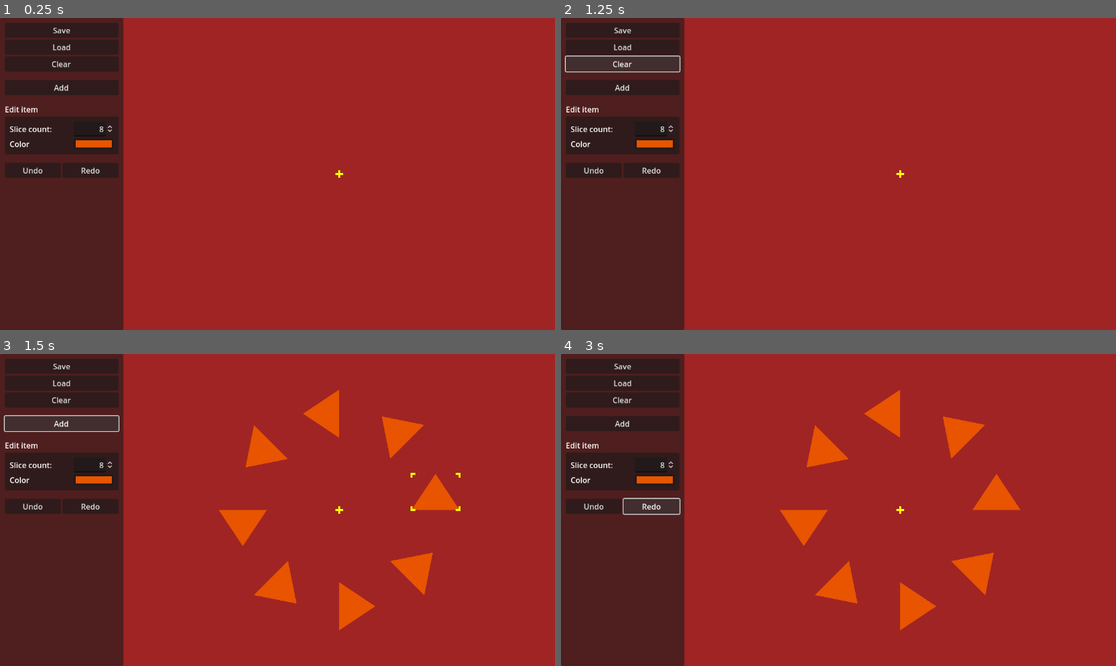
Above: before the commit, frames 1-4 (two rows, left to right).
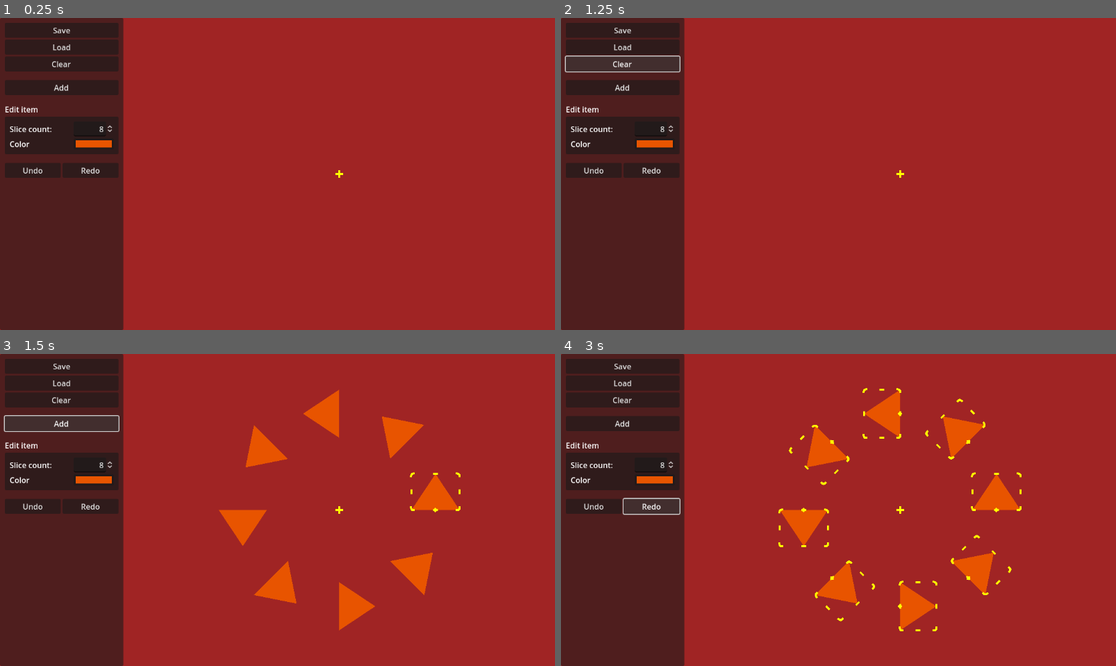
Above: after the commit, the same moments.

Repository: zoeesilcock/symmetar
Game: Godot game, scene res://Main.tscn
The game is run twice, just before and just after one commit, with the same random seed, the same clock (stepped at 60 frames per second) and the same inputs.
Inputs:
- Up to frame 1 (0.25 s): no input
- Up to frame 2 (1.25 s): click "Clear" at 0.5 s
- Up to frame 3 (1.5 s): click "Add" at 1.25 s
- Up to frame 4 (3 s): click "Undo" at 2 s; click "Redo" at 2.75 s

Frames 1-2 are identical in both runs. In frame 3, less than 0.1% of the frame differs, in the area x 73-83%, y 37-51%; in frame 4, 0.5%, in the area x 39-83%, y 10-89%.

Commit message:
Separate edit widgets into their own scenes

Diff:
--- a/Slice/Slice.gd
+++ b/Slice/Slice.gd
@@ -4,9 +4,7 @@
 # References
 @export var ui_state : UIState
 @export var polygon : Polygon2D
-@export var rotation_polygon : Polygon2D
-@export var selection_node : Node2D
-@export var rotation_selection_node : Node2D
+@export var slice_widgets : SliceWidgets
 @export var debug_slice_index : Label
 
 # Settings
@@ -51,6 +49,14 @@
 	viewport = get_viewport()
 
 	ui_state.selection_changed.connect(_on_selection_changed)
+	_connect_widget_signals()
+	slice_widgets.update_widget_positions(polygon)
+
+func _connect_widget_signals() -> void:
+	for rotation_widget : SliceWidget in slice_widgets.rotation_widgets:
+		rotation_widget.drag_started.connect(_rotation_started)
+		rotation_widget.drag_updated.connect(_rotation_updated)
+		rotation_widget.drag_ended.connect(_rotation_ended)
 
 func set_color(color : Color) -> void:
 	original_color = color
@@ -73,48 +79,19 @@
 				viewport.set_input_as_handled()
 				_end_dragging()
 
-			# Rotating
-			if is_selected:
-				if event.pressed and not any_slice_busy and not cursor_in_slice and \
-					_is_point_in_rotation_area(world_position - position):
-						viewport.set_input_as_handled()
-						_start_rotating(world_position)
-				elif not event.pressed and is_rotating:
-					viewport.set_input_as_handled()
-					_end_rotating()
-
 		if is_selected and event is InputEventMouseMotion:
 			if is_dragging:
 				viewport.set_input_as_handled()
 				_update_dragging(event)
 
-				if not selection_node.visible:
-					_show_selection()
-			elif is_rotating:
-				viewport.set_input_as_handled()
-				_update_rotating(event, world_position)
-
-				if not rotation_selection_node.visible:
-					_show_rotation_selection()
-			else:
-				var cursor_in_rotation_area : bool = not cursor_in_slice and _is_point_in_rotation_area(world_position - position)
-
-				if selection_node.visible and cursor_in_rotation_area:
-					_show_rotation_selection()
-				elif rotation_selection_node.visible and not cursor_in_rotation_area:
+				if not slice_widgets.visible:
 					_show_selection()
 
 func _show_selection() -> void:
-	selection_node.visible = true
-	rotation_selection_node.visible = false
-
-func _show_rotation_selection() -> void:
-	selection_node.visible = false
-	rotation_selection_node.visible = true
+	slice_widgets.visible = true
 
 func _hide_selection() -> void:
-	selection_node.visible = false
-	rotation_selection_node.visible = false
+	slice_widgets.visible = false
 
 func _start_dragging(world_position : Vector2) -> void:
 	selected.emit(slice_index)
@@ -134,7 +111,7 @@
 	polygon.color = original_color
 	dragging_ended.emit(slice_index)
 
-func _start_rotating(world_position : Vector2) -> void:
+func _rotation_started(_event : InputEvent, world_position : Vector2) -> void:
 	var relative_mouse_position : Vector2 = world_position - position
 	initial_rotation = rotation
 	initial_theta = atan2(relative_mouse_position.y, relative_mouse_position.x)
@@ -142,14 +119,14 @@
 	is_rotating = true
 	polygon.color = highlighted_color
 
-func _update_rotating(_event : InputEvent, world_position : Vector2) -> void:
+func _rotation_updated(_event : InputEvent, world_position : Vector2) -> void:
 	var relative_mouse_position : Vector2 = world_position - position
 	var theta : float = atan2(relative_mouse_position.y, relative_mouse_position.x)
 
 	rotation = (initial_rotation - initial_theta) + theta
 	rotation_changed.emit(slice_index)
 
-func _end_rotating() -> void:
+func _rotation_ended(_event : InputEvent, _world_position : Vector2) -> void:
 	ui_state.any_slice_is_rotating = false
 	is_rotating = false
 	polygon.color = original_color
@@ -174,9 +151,3 @@
 		point,
 		polygon.get_polygon() * Transform2D(-rotation, Vector2.ZERO)
 	)
-
-func _is_point_in_rotation_area(point : Vector2) -> bool:
-	return Geometry2D.is_point_in_polygon(
-		point,
-		rotation_polygon.get_polygon() * Transform2D(-rotation, Vector2.ZERO)
-	)
--- a/Slice/Slice.tscn
+++ b/Slice/Slice.tscn
@@ -1,15 +1,14 @@
-[gd_scene load_steps=3 format=3 uid="uid://cwks7l8024dh0"]
+[gd_scene load_steps=4 format=3 uid="uid://cwks7l8024dh0"]
 
 [ext_resource type="Script" path="res://Slice/Slice.gd" id="1_hloax"]
 [ext_resource type="Resource" uid="uid://chkr4prm0pu47" path="res://UI/UIState.tres" id="2_gdm0n"]
+[ext_resource type="PackedScene" uid="uid://ct48hlkrr7nw6" path="res://Slice/SliceWidgets.tscn" id="3_703v2"]
 
-[node name="Slice" type="Node2D" node_paths=PackedStringArray("polygon", "rotation_polygon", "selection_node", "rotation_selection_node", "debug_slice_index")]
+[node name="Slice" type="Node2D" node_paths=PackedStringArray("polygon", "slice_widgets", "debug_slice_index")]
 script = ExtResource("1_hloax")
 ui_state = ExtResource("2_gdm0n")
 polygon = NodePath("Polygon2D")
-rotation_polygon = NodePath("RotationArea")
-selection_node = NodePath("Selection")
-rotation_selection_node = NodePath("RotationSelection")
+slice_widgets = NodePath("SliceWidgets")
 debug_slice_index = NodePath("Debug/SliceIndexLabel")
 highlight_brighten = 0.5
 
@@ -17,66 +16,7 @@
 color = Color(0.909804, 0.333333, 0, 1)
 polygon = PackedVector2Array(-50, 0, 50, 0, 0, -75)
 
-[node name="RotationArea" type="Polygon2D" parent="."]
-color = Color(1, 1, 1, 0)
-polygon = PackedVector2Array(-70, -95, 70, -95, 70, 20, -70, 20)
-
-[node name="Selection" type="Node2D" parent="."]
-visible = false
-z_index = 5
-
-[node name="TopLeft" type="Polygon2D" parent="Selection"]
-position = Vector2(-50, -75)
-color = Color(1, 1, 0, 1)
-polygon = PackedVector2Array(2, -2, 8, -2, 8, 2, 2, 2, 2, 8, -2, 8, -2, 2, -2, -2)
-
-[node name="TopRight" type="Polygon2D" parent="Selection"]
-position = Vector2(50, -75)
-rotation = 1.5708
-color = Color(1, 1, 0, 1)
-polygon = PackedVector2Array(2, -2, 8, -2, 8, 2, 2, 2, 2, 8, -2, 8, -2, 2, -2, -2)
-
-[node name="BottomLeft" type="Polygon2D" parent="Selection"]
-position = Vector2(-50, 0)
-rotation = -1.5708
-color = Color(1, 1, 0, 1)
-polygon = PackedVector2Array(2, -2, 8, -2, 8, 2, 2, 2, 2, 8, -2, 8, -2, 2, -2, -2)
-
-[node name="BottomRight" type="Polygon2D" parent="Selection"]
-position = Vector2(50, 0)
-rotation = 3.14159
-color = Color(1, 1, 0, 1)
-polygon = PackedVector2Array(2, -2, 8, -2, 8, 2, 2, 2, 2, 8, -2, 8, -2, 2, -2, -2)
-
-[node name="RotationSelection" type="Node2D" parent="."]
-visible = false
-
-[node name="Center" type="Polygon2D" parent="RotationSelection"]
-color = Color(1, 1, 0, 1)
-polygon = PackedVector2Array(0, 5, 5, 0, 0, -5, -5, 0)
-
-[node name="TopLeft" type="Polygon2D" parent="RotationSelection"]
-position = Vector2(-50, -75)
-color = Color(1, 1, 0, 1)
-polygon = PackedVector2Array(4, -2, 8, -2, 8, 2, 5, 2, 3, 3, 2, 5, 2, 8, -2, 8, -2, 4, -1, 1, 0, 0, 1, -1)
-
-[node name="TopRight" type="Polygon2D" parent="RotationSelection"]
-position = Vector2(50, -75)
-rotation = 1.5708
-color = Color(1, 1, 0, 1)
-polygon = PackedVector2Array(4, -2, 8, -2, 8, 2, 5, 2, 3, 3, 2, 5, 2, 8, -2, 8, -2, 4, -1, 1, 0, 0, 1, -1)
-
-[node name="BottomLeft" type="Polygon2D" parent="RotationSelection"]
-position = Vector2(-50, 0)
-rotation = -1.5708
-color = Color(1, 1, 0, 1)
-polygon = PackedVector2Array(4, -2, 8, -2, 8, 2, 5, 2, 3, 3, 2, 5, 2, 8, -2, 8, -2, 4, -1, 1, 0, 0, 1, -1)
-
-[node name="BottomRight" type="Polygon2D" parent="RotationSelection"]
-position = Vector2(50, 0)
-rotation = 3.14159
-color = Color(1, 1, 0, 1)
-polygon = PackedVector2Array(4, -2, 8, -2, 8, 2, 5, 2, 3, 3, 2, 5, 2, 8, -2, 8, -2, 4, -1, 1, 0, 0, 1, -1)
+[node name="SliceWidgets" parent="." instance=ExtResource("3_703v2")]
 
 [node name="Debug" type="Node2D" parent="."]
 visible = false
--- /dev/null
+++ b/Slice/SliceWidget.gd
@@ -0,0 +1,57 @@
+class_name SliceWidget
+extends Node2D
+
+# References
+@export var ui_state : UIState
+@export var shape : Polygon2D
+@export var selection : Polygon2D
+
+# Signals
+signal drag_started(event : InputEvent, world_position : Vector2)
+signal drag_updated(event : InputEvent, world_position : Vector2)
+signal drag_ended(event : InputEvent, world_position : Vector2)
+
+# Internal
+var view_to_world : Transform2D
+var viewport : Viewport
+var is_dragging : bool
+
+func _ready() -> void:
+	view_to_world = get_canvas_transform().affine_inverse()
+	viewport = get_viewport()
+
+func _unhandled_input(event : InputEvent) -> void:
+	if event is InputEventMouse:
+		var world_position : Vector2 = view_to_world * event.position
+		var cursor_in_selection : bool = _is_in_selection(world_position - global_position)
+
+		if event is InputEventMouseButton and event.button_index == MOUSE_BUTTON_LEFT:
+			if event.pressed and not is_dragging and cursor_in_selection:
+				viewport.set_input_as_handled()
+				_start_dragging(event, world_position)
+			elif not event.pressed and is_dragging:
+				_end_dragging(event, world_position)
+
+		if event is InputEventMouseMotion:
+			if is_dragging:
+				viewport.set_input_as_handled()
+				_update_dragging(event, world_position)
+
+			if cursor_in_selection or is_dragging:
+				selection.visible = true
+			else:
+				selection.visible = false
+
+func _is_in_selection(point : Vector2) -> bool:
+	return Geometry2D.is_point_in_polygon(point, selection.get_polygon())
+
+func _start_dragging(event : InputEvent, world_position : Vector2) -> void:
+	is_dragging = true
+	drag_started.emit(event, world_position)
+
+func _update_dragging(event : InputEvent, world_position : Vector2) -> void:
+	drag_updated.emit(event, world_position)
+
+func _end_dragging(event : InputEvent, world_position : Vector2) -> void:
+	is_dragging = false
+	drag_ended.emit(event, world_position)
--- /dev/null
+++ b/Slice/SliceWidgetPivot.tscn
@@ -0,0 +1,19 @@
+[gd_scene load_steps=3 format=3 uid="uid://cwmw561kowolw"]
+
+[ext_resource type="Script" path="res://Slice/SliceWidget.gd" id="1_nbxmh"]
+[ext_resource type="Resource" uid="uid://chkr4prm0pu47" path="res://UI/UIState.tres" id="2_hafjv"]
+
+[node name="SliceWidget" type="Node2D" node_paths=PackedStringArray("shape", "selection")]
+script = ExtResource("1_nbxmh")
+ui_state = ExtResource("2_hafjv")
+shape = NodePath("Shape")
+selection = NodePath("Selection")
+
+[node name="Selection" type="Polygon2D" parent="."]
+visible = false
+color = Color(0.831373, 0.282353, 0.647059, 1)
+polygon = PackedVector2Array(-8, -2, -6, -6, -2, -8, 2, -8, 6, -6, 8, -2, 8, 2, 6, 6, 2, 8, -2, 8, -6, 6, -8, 2)
+
+[node name="Shape" type="Polygon2D" parent="."]
+color = Color(1, 1, 0, 1)
+polygon = PackedVector2Array(0, 5, 5, 0, 0, -5, -5, 0)
--- /dev/null
+++ b/Slice/SliceWidgetRotation.tscn
@@ -0,0 +1,22 @@
+[gd_scene load_steps=3 format=3 uid="uid://b01x7n7o6sci1"]
+
+[ext_resource type="Script" path="res://Slice/SliceWidget.gd" id="1_ugtqc"]
+[ext_resource type="Resource" uid="uid://chkr4prm0pu47" path="res://UI/UIState.tres" id="2_ql8hh"]
+
+[node name="SliceWidget" type="Node2D" node_paths=PackedStringArray("shape", "selection")]
+script = ExtResource("1_ugtqc")
+ui_state = ExtResource("2_ql8hh")
+shape = NodePath("Shape")
+selection = NodePath("Selection")
+
+[node name="Selection" type="Polygon2D" parent="."]
+visible = false
+color = Color(0.831373, 0.282353, 0.647059, 1)
+offset = Vector2(2.5, 2.5)
+polygon = PackedVector2Array(-8, -2, -6, -6, -2, -8, 2, -8, 6, -6, 8, -2, 8, 2, 6, 6, 2, 8, -2, 8, -6, 6, -8, 2)
+
+[node name="Shape" type="Polygon2D" parent="."]
+position = Vector2(-3, -3)
+color = Color(1, 1, 0, 1)
+offset = Vector2(2.5, 2.5)
+polygon = PackedVector2Array(4, -2, 8, -2, 8, 2, 5, 2, 3, 3, 2, 5, 2, 8, -2, 8, -2, 4, -1, 1, 0, 0, 1, -1)
--- /dev/null
+++ b/Slice/SliceWidgetScale.tscn
@@ -0,0 +1,19 @@
+[gd_scene load_steps=3 format=3 uid="uid://dfim22owbj20a"]
+
+[ext_resource type="Script" path="res://Slice/SliceWidget.gd" id="1_4ni30"]
+[ext_resource type="Resource" uid="uid://chkr4prm0pu47" path="res://UI/UIState.tres" id="2_2rrhk"]
+
+[node name="SliceWidget" type="Node2D" node_paths=PackedStringArray("shape", "selection")]
+script = ExtResource("1_4ni30")
+ui_state = ExtResource("2_2rrhk")
+shape = NodePath("Shape")
+selection = NodePath("Selection")
+
+[node name="Selection" type="Polygon2D" parent="."]
+visible = false
+color = Color(0.831373, 0.282353, 0.647059, 1)
+polygon = PackedVector2Array(-8, -2, -6, -6, -2, -8, 2, -8, 6, -6, 8, -2, 8, 2, 6, 6, 2, 8, -2, 8, -6, 6, -8, 2)
+
+[node name="Shape" type="Polygon2D" parent="."]
+color = Color(1, 1, 0, 1)
+polygon = PackedVector2Array(2, -5, 2, 5, -2, 5, -2, -5)
--- /dev/null
+++ b/Slice/SliceWidgets.gd
@@ -0,0 +1,25 @@
+class_name SliceWidgets
+extends Node2D
+
+# References
+@export var pivot_widget : SliceWidget
+@export var rotation_widgets : Array[SliceWidget]
+@export var scale_widgets : Array[SliceWidget]
+
+func update_widget_positions(polygon : Polygon2D) -> void:
+	# Calculate the extents of the shape.
+	var rect : Rect2 = Rect2()
+	for vector : Vector2 in polygon.polygon:
+		rect = rect.expand(vector)
+
+	pivot_widget.position = Vector2.ZERO
+
+	rotation_widgets[0].position = rect.position
+	rotation_widgets[1].position = rect.position + Vector2(rect.size.x, 0)
+	rotation_widgets[2].position = rect.position + Vector2(0, rect.size.y)
+	rotation_widgets[3].position = rect.end
+
+	scale_widgets[0].position = rect.position + Vector2(0, rect.size.y / 2)
+	scale_widgets[1].position = rect.position + Vector2(rect.size.x / 2, 0)
+	scale_widgets[2].position = rect.position + Vector2(rect.size.x, rect.size.y / 2)
+	scale_widgets[3].position = rect.position + Vector2(rect.size.x / 2, rect.size.y)
--- /dev/null
+++ b/Slice/SliceWidgets.tscn
@@ -0,0 +1,43 @@
+[gd_scene load_steps=5 format=3 uid="uid://ct48hlkrr7nw6"]
+
+[ext_resource type="Script" path="res://Slice/SliceWidgets.gd" id="1_h7o1w"]
+[ext_resource type="PackedScene" uid="uid://cwmw561kowolw" path="res://Slice/SliceWidgetPivot.tscn" id="2_ds0wl"]
+[ext_resource type="PackedScene" uid="uid://b01x7n7o6sci1" path="res://Slice/SliceWidgetRotation.tscn" id="2_tcrgx"]
+[ext_resource type="PackedScene" uid="uid://dfim22owbj20a" path="res://Slice/SliceWidgetScale.tscn" id="3_usw6y"]
+
+[node name="SliceWidgets" type="Node2D" node_paths=PackedStringArray("pivot_widget", "rotation_widgets", "scale_widgets")]
+script = ExtResource("1_h7o1w")
+pivot_widget = NodePath("Pivot")
+rotation_widgets = [NodePath("RotationTopLeft"), NodePath("RotationTopRight"), NodePath("RotationBottomLeft"), NodePath("RotationBottomRight")]
+scale_widgets = [NodePath("ScaleLeft"), NodePath("ScaleTop"), NodePath("ScaleRight"), NodePath("ScaleBottom")]
+
+[node name="RotationTopLeft" parent="." instance=ExtResource("2_tcrgx")]
+position = Vector2(-50, -50)
+
+[node name="RotationTopRight" parent="." instance=ExtResource("2_tcrgx")]
+position = Vector2(50, -50)
+rotation = 1.5708
+
+[node name="RotationBottomLeft" parent="." instance=ExtResource("2_tcrgx")]
+position = Vector2(-50, 50)
+rotation = -1.5708
+
+[node name="RotationBottomRight" parent="." instance=ExtResource("2_tcrgx")]
+position = Vector2(50, 50)
+rotation = 3.14159
+
+[node name="ScaleLeft" parent="." instance=ExtResource("3_usw6y")]
+position = Vector2(-50, 0)
+
+[node name="ScaleTop" parent="." instance=ExtResource("3_usw6y")]
+position = Vector2(0, -50)
+rotation = 1.5708
+
+[node name="ScaleRight" parent="." instance=ExtResource("3_usw6y")]
+position = Vector2(50, 0)
+
+[node name="ScaleBottom" parent="." instance=ExtResource("3_usw6y")]
+position = Vector2(0, 50)
+rotation = 1.5708
+
+[node name="Pivot" parent="." instance=ExtResource("2_ds0wl")]
